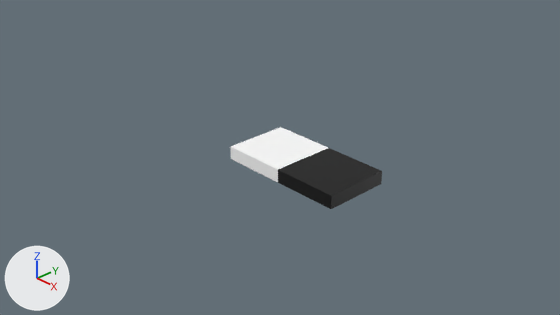
The Blender file blender/checkers.blend, before and after one commit.
The view is the same before and after, from the file's camera 'Camera'. Lighting does not change. The marker at lower left points along +X, +Y and +Z. The first picture is the older version.

The first picture shows 'black', 'white'.
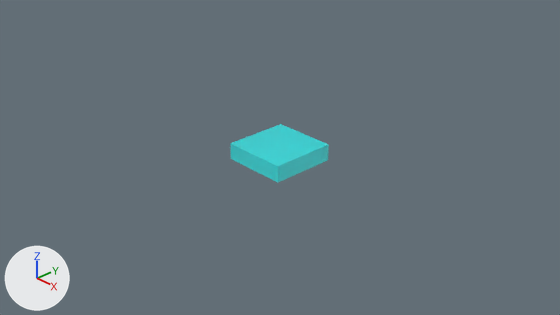
The newer file is also rescaled (x4.0), turned or shifted as a whole; pictures and numbers use the older file's frame.

The change in detail:
Material 'Material' (mat_material) is new.
Its base color is (0.00561, 1.0, 1.0) (cyan #11ffff).
Its alpha is 0.5.
me_cube has 8 vertices, 6 faces and spans x -1.0..1.0, y -1.0..1.0, z -1.0..1.0.
me_cube no longer uses material mat_matwhite (white #ffffff).
me_cube gains material mat_material (cyan #11ffff).
Object 'white' (ob_white) moves from (0.0, 0.0, 0.0) to (0.0, 0.0, 0.025).
Object 'white' (ob_white) is rescaled from (0.5, 0.5, 0.1) to (0.5, 0.5, 0.125).
Object 'black' (ob_black) is deleted.

Pixel boxes (x1, y1, x2, y2) of what changed, in the pictures (560 x 315 px):
'black', deleted (black)
    before: (278, 148, 382, 209)
'white', recoloured, moved, rescaled
    before: (231, 127, 328, 182)
    after: (230, 124, 329, 182)
